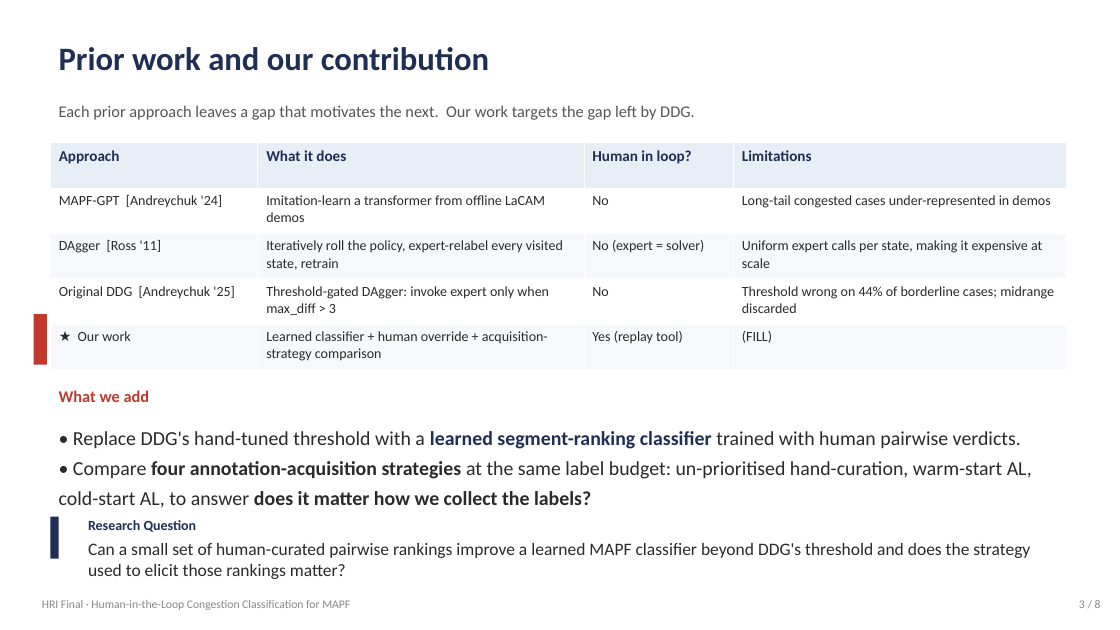
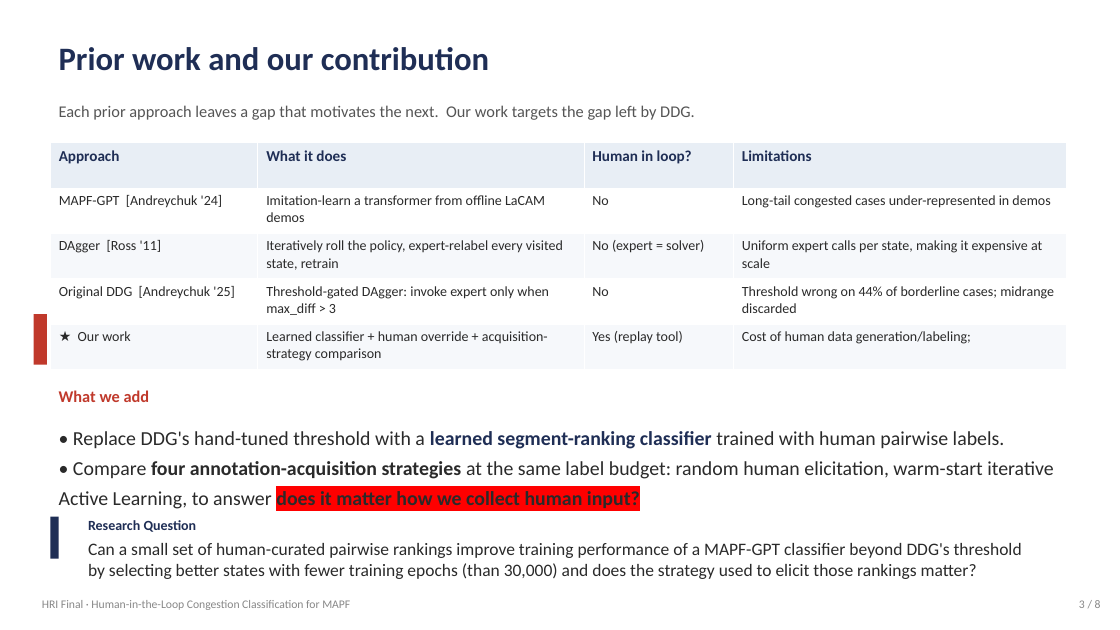
Before and after one commit to isa-deluis42/MAPF-GPT-DDG, a slide deck: slide 3 of slides.pptx. Drawn at 1120x630 pixels with LibreOffice and Linux fonts; fonts in the diff are those of the drawing. Boxes give left, top, right and bottom in pixels: in the first picture for what was removed or moved away, otherwise in the second. Text is boxed around its words. In the diff, an @@ line names an element or a change of style, - is before the commit and + after.

```diff
--- a/slides.pptx
+++ b/slides.pptx
@@ table at bbox=[50, 143, 1067, 370] @@
-row 5, column 4: (FILL)
+row 5, column 4: Cost of human data generation/labeling;
@@ text at bbox=[59, 431, 1053, 509]: text changed @@
-• Replace DDG's hand-tuned threshold with a learned segment-ranking classifier trained with human pairwise verdicts.
-• Compare four annotation-acquisition strategies at the same label budget: un-prioritised hand-curation, warm-start AL, cold-start AL, to answer does it matter how we collect the labels?
+• Replace DDG's hand-tuned threshold with a learned segment-ranking classifier trained with human pairwise labels.
+• Compare four annotation-acquisition strategies at the same label budget: random human elicitation, warm-start iterative Active Learning, to answer does it matter how we collect human input?
@@ text at bbox=[88, 543, 1022, 579]: text changed @@
-Can a small set of human-curated pairwise rankings improve a learned MAPF classifier beyond DDG's threshold and does the strategy used to elicit those rankings matter?
+Can a small set of human-curated pairwise rankings improve training performance of a MAPF-GPT classifier beyond DDG's threshold by selecting better states with fewer training epochs (than 30,000) and does the strategy used to elicit those rankings matter?
```
Also in this commit, not shown: 6 other slides changed, 2 slides added, 1 slide removed.
